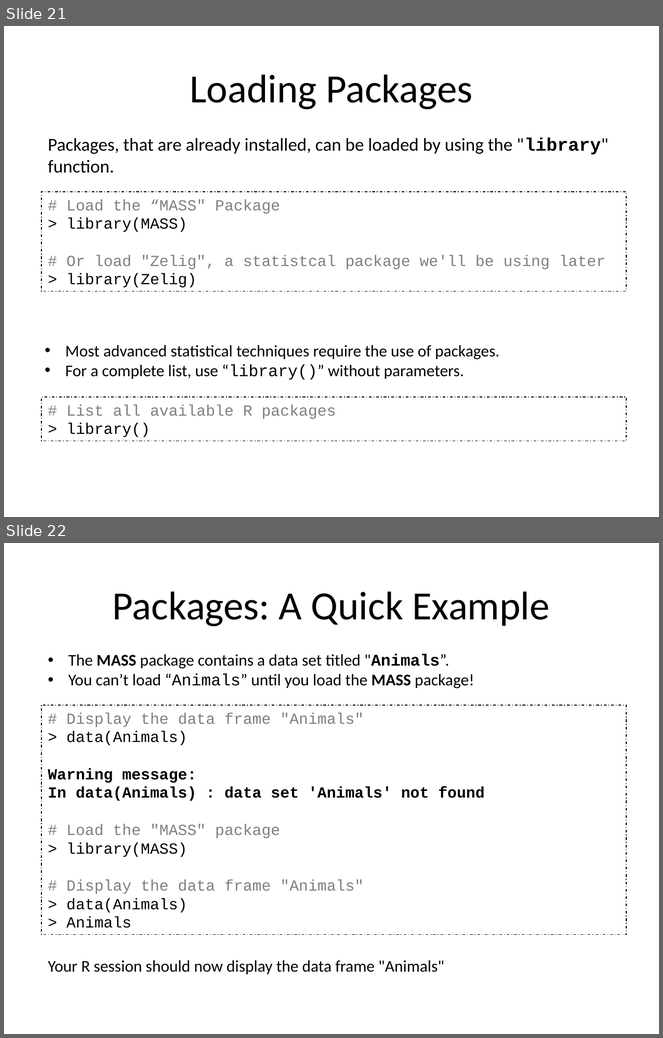
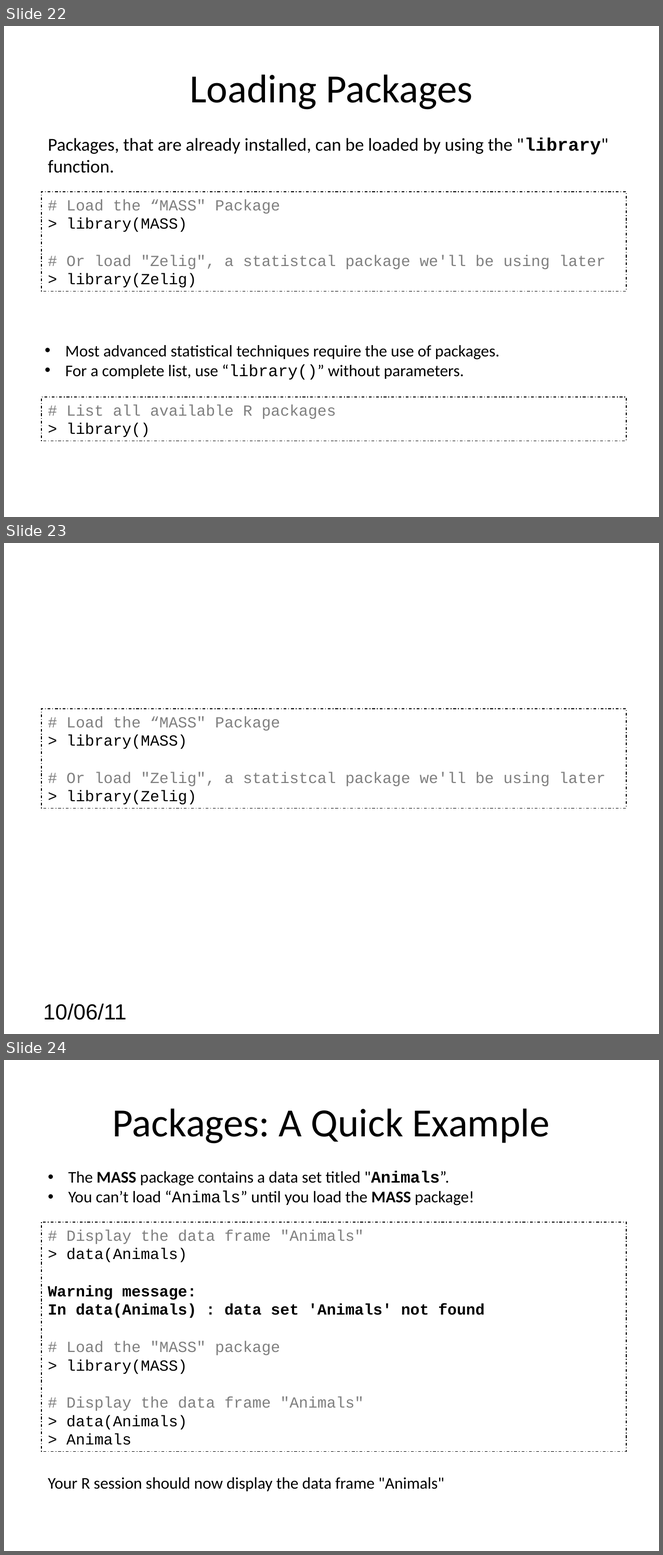
Before and after one commit to IQSS/Zelig4-Documentation, a slide deck: R-and-Stastics/R and Statistics.ppt. Shown one above the other, each under a label of ours: slides 21 and 22 before the commit, slides 22, 23 and 24 after it. The pictures are 663x1038 and 663x1555 pixels, drawn with LibreOffice and Linux fonts; fonts in the diff are those of the drawing. Boxes give left, top, right and bottom in pixels: in the first picture for what was removed or moved away, otherwise in the second. Text is boxed around its words. In the diff, an @@ line names an element or a change of style, - is before the commit and + after.

```diff
--- a/R-and-Stastics/R and Statistics.ppt
+++ b/R-and-Stastics/R and Statistics.ppt
@@ slide 23 added at (4,543,659,1034), background #FFFFFF @@
@@ rectangle added at (41,709,626,808), outline #000000 0.74 pt dashed, 17 pt, text #7F7F7F @@
+# Load the “MASS" Package
+> library(MASS)
+# Or load "Zelig", a statistcal package we'll be using later
+> library(Zelig)
@@ text added at (43,1004,126,1020), 24 pt, text #000000 @@
+10/06/11
@@ what was slide 21 is now slide 22 @@
@@ what was slide 22 is now slide 24 @@
```
Also in this commit, not shown: 1 slide changed, 2 other slides added, 2 other files.
